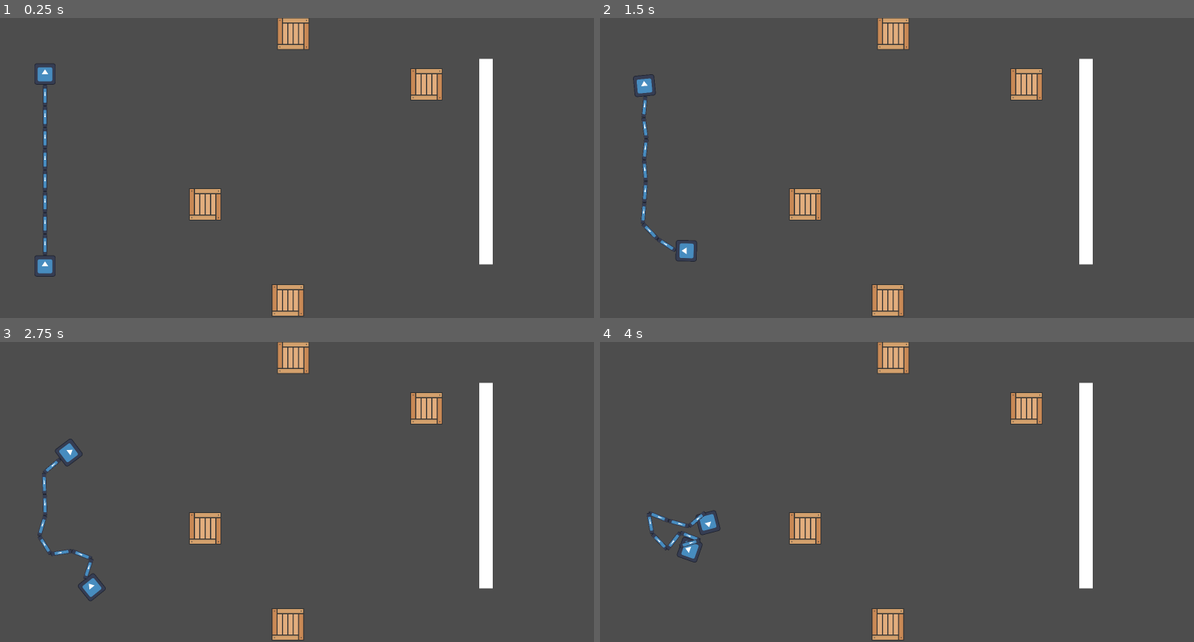
Above: before the commit, frames 1-4 (two rows, left to right).
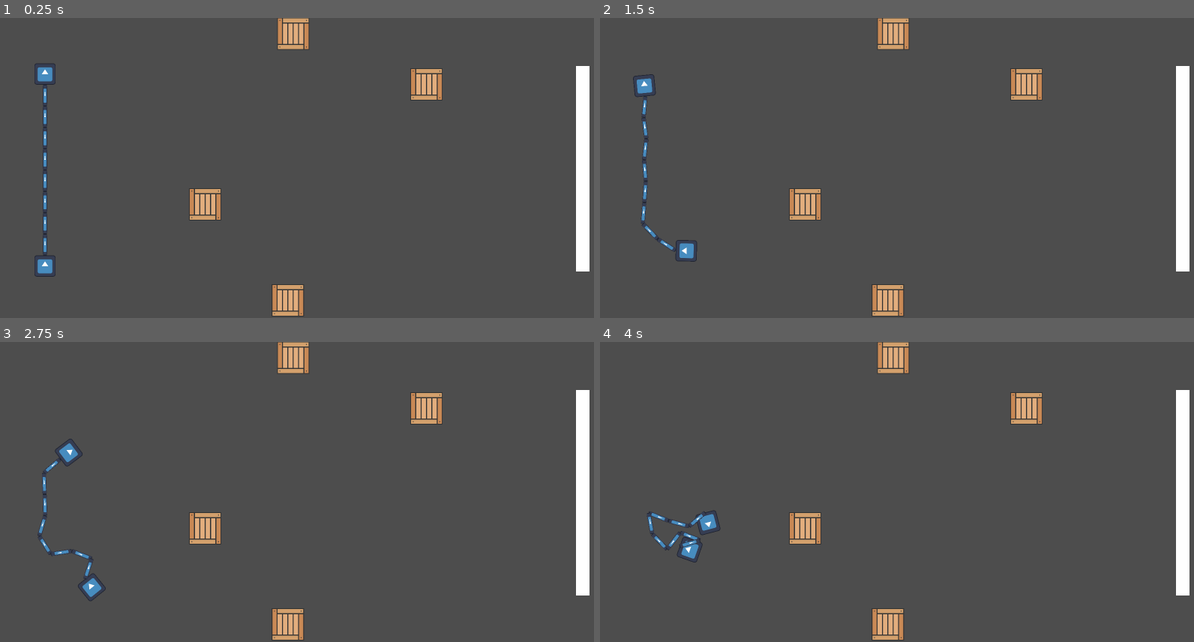
Above: after the commit, the same moments.

Repository: soursplit/MRUHacks2025
Game: Godot game, scene res://Hehehe.tscn
Same seed, same stepped clock (60 frames per second), same inputs: the game is played once before the commit and once after it. The engine's default icon, where the game draws it, is replaced by a stand-in: a white triangle on a blue panel in a dark square.
Inputs:
- Up to frame 1 (0.25 s): no input
- Up to frame 2 (1.5 s): tap Enter at 0.5 s; hold D (P1 Right) 0.53-1.28 s; hold Down (P2 Down) 0.53-1.28 s; hold S (P1 Down) from 1.28 s (still down); tap Left (P2 Left) at 1.35 s
- Up to frame 3 (2.75 s): release S (P1 Down) at 2.03 s; hold D (P1 Right) from 2.03 s (still down); hold Right (P2 Right) from 2.03 s (still down)
- Up to frame 4 (4 s): release D (P1 Right) at 2.78 s; release Right (P2 Right) at 2.78 s; hold W (P1 Up) 2.78-3.53 s; tap Up (P2 Up) at 2.85 s; hold A (P1 Left) from 3.53 s (still down); hold Down (P2 Down) from 3.53 s (still down)

The runs differ from the first frame. In frame 1, 3.1% of the frame differs, in the area x 80-100%, y 13-85%; in frame 2, 3.1%; in frame 3, 3.1%; in frame 4, 3.1%.

Commit message:
hopefully this work

Diff:
--- a/Nelson/Hehehe.tscn
+++ b/Nelson/Hehehe.tscn
@@ -179,13 +179,14 @@
 script = ExtResource("6_gif8c")
 
 [node name="CollisionShape2D" type="CollisionShape2D" parent="Door 1"]
-position = Vector2(1468, 426.5)
+position = Vector2(1758, 447.5)
 shape = SubResource("RectangleShape2D_71pwu")
 
 [node name="ColorRect" type="ColorRect" parent="Door 1"]
-offset_left = 1446.0
-offset_top = 120.0
-offset_right = 1486.0
-offset_bottom = 736.0
+offset_left = 1736.0
+offset_top = 141.0
+offset_right = 1776.0
+offset_bottom = 757.0
+metadata/_edit_use_anchors_ = true
 
 [connection signal="body_entered" from="Door 1" to="Door 1" method="_on_body_entered"]
--- a/Nelson/Level 3.tscn
+++ b/Nelson/Level 3.tscn
@@ -1,3 +1,118 @@
-[gd_scene format=3 uid="uid://dgf2xsvxr5si2"]
+[gd_scene load_steps=6 format=3 uid="uid://dgf2xsvxr5si2"]
+
+[ext_resource type="PackedScene" uid="uid://c0wjgxc721ppi" path="res://RigidPlayer.tscn" id="1_vgf8e"]
+[ext_resource type="Script" uid="uid://ctbh1yj18mamp" path="res://P2rigid_player.gd" id="2_ig3hl"]
+[ext_resource type="PackedScene" uid="uid://cj388qs1rlbsb" path="res://Chain.tscn" id="3_r1o1v"]
+
+[sub_resource type="PhysicsMaterial" id="PhysicsMaterial_0fsnw"]
+
+[sub_resource type="PhysicsMaterial" id="PhysicsMaterial_2dwo8"]
 
 [node name="Node2D" type="Node2D"]
+
+[node name="rigidBodyPlayer2" parent="." instance=ExtResource("1_vgf8e")]
+position = Vector2(1704, 816)
+collision_layer = 3
+collision_mask = 3
+physics_material_override = SubResource("PhysicsMaterial_0fsnw")
+
+[node name="rigidBodyPlayer1" parent="." instance=ExtResource("1_vgf8e")]
+position = Vector2(1704, 240)
+collision_layer = 3
+collision_mask = 3
+mass = 0.733
+physics_material_override = SubResource("PhysicsMaterial_2dwo8")
+script = ExtResource("2_ig3hl")
+
+[node name="cainz2" type="Node2D" parent="."]
+position = Vector2(-144, 0)
+
+[node name="PinJoint2D" type="PinJoint2D" parent="cainz2"]
+position = Vector2(1848, 472)
+node_a = NodePath("../chainLink3")
+node_b = NodePath("../chainLink4")
+
+[node name="chainLink" parent="cainz2" instance=ExtResource("3_r1o1v")]
+position = Vector2(1848, 312)
+
+[node name="PinJoint2D2" type="PinJoint2D" parent="cainz2"]
+position = Vector2(1848, 344)
+scale = Vector2(0.368783, 1.25672)
+node_a = NodePath("../chainLink")
+node_b = NodePath("../chainLink2")
+
+[node name="chainLink2" parent="cainz2" instance=ExtResource("3_r1o1v")]
+position = Vector2(1848, 376)
+
+[node name="PinJoint2D3" type="PinJoint2D" parent="cainz2"]
+position = Vector2(1848, 408)
+scale = Vector2(0.368783, 1.25672)
+node_a = NodePath("../chainLink2")
+node_b = NodePath("../chainLink3")
+
+[node name="chainLink3" parent="cainz2" instance=ExtResource("3_r1o1v")]
+position = Vector2(1848, 440)
+
+[node name="PinJoint2D4" type="PinJoint2D" parent="cainz2"]
+position = Vector2(1848, 280)
+node_a = NodePath("../../rigidBodyPlayer1")
+node_b = NodePath("../chainLink")
+
+[node name="chainLink4" parent="cainz2" instance=ExtResource("3_r1o1v")]
+position = Vector2(1848, 504)
+
+[node name="PinJoint2D5" type="PinJoint2D" parent="cainz2"]
+position = Vector2(1848, 536)
+node_a = NodePath("../chainLink4")
+node_b = NodePath("../chainLink5")
+
+[node name="chainLink5" parent="cainz2" instance=ExtResource("3_r1o1v")]
+position = Vector2(1848, 568)
+
+[node name="PinJoint2D6" type="PinJoint2D" parent="cainz2"]
+position = Vector2(1848, 600)
+node_a = NodePath("../chainLink5")
+node_b = NodePath("../chainLink6")
+
+[node name="chainLink6" parent="cainz2" instance=ExtResource("3_r1o1v")]
+position = Vector2(1848, 632)
+
+[node name="PinJoint2D7" type="PinJoint2D" parent="cainz2"]
+position = Vector2(1848, 664)
+node_a = NodePath("../chainLink6")
+node_b = NodePath("../chainLink7")
+
+[node name="chainLink7" parent="cainz2" instance=ExtResource("3_r1o1v")]
+position = Vector2(1848, 696)
+
+[node name="PinJoint2D8" type="PinJoint2D" parent="cainz2"]
+position = Vector2(1848, 728)
+node_a = NodePath("../chainLink7")
+node_b = NodePath("../chainLink8")
+
+[node name="chainLink8" parent="cainz2" instance=ExtResource("3_r1o1v")]
+position = Vector2(1848, 760)
+
+[node name="PinJoint2D9" type="PinJoint2D" parent="cainz2"]
+position = Vector2(1848, 792)
+node_a = NodePath("../chainLink8")
+node_b = NodePath("../../rigidBodyPlayer2")
+
+[node name="StaticBody2D" type="StaticBody2D" parent="."]
+
+[node name="CollisionPolygon2D" type="CollisionPolygon2D" parent="StaticBody2D"]
+polygon = PackedVector2Array(0, 0, 1800, 0, 1800, 900, 0, 900, 0, -5, -9, -5, -75, 1003, 1879, 962, 1903, -191, 9, -43)
+
+[node name="wall" type="StaticBody2D" parent="StaticBody2D"]
+
+[node name="CollisionPolygon2D" type="CollisionPolygon2D" parent="StaticBody2D/wall"]
+position = Vector2(896, 900)
+rotation = 3.14159
+scale = Vector2(1, 2.27902)
+polygon = PackedVector2Array(320, 0, 320, 37.0385, 320, 85.6421, 320, 320, 384, 320, 384, 187.034, 384, 60.5529, 384, 0)
+
+[node name="CollisionPolygon2D3" type="CollisionPolygon2D" parent="StaticBody2D/wall"]
+position = Vector2(1648, 616)
+rotation = 3.14159
+scale = Vector2(1, 1.91893)
+polygon = PackedVector2Array(320, 0, 320, 85.6421, 320, 209.151, 320, 320, 384, 320, 384, 187.034, 384, 0)
--- a/Nelson/level_2.tscn
+++ b/Nelson/level_2.tscn
@@ -1,9 +1,10 @@
-[gd_scene load_steps=8 format=3 uid="uid://c5lg2nju0gsw8"]
+[gd_scene load_steps=11 format=3 uid="uid://c5lg2nju0gsw8"]
 
 [ext_resource type="PackedScene" uid="uid://c0wjgxc721ppi" path="res://RigidPlayer.tscn" id="1_xdadj"]
 [ext_resource type="Script" uid="uid://ctbh1yj18mamp" path="res://P2rigid_player.gd" id="2_1y8me"]
 [ext_resource type="PackedScene" uid="uid://cj388qs1rlbsb" path="res://Chain.tscn" id="3_n7ypv"]
 [ext_resource type="Script" uid="uid://wg5jtbg844kp" path="res://door_2.gd" id="4_1y8me"]
+[ext_resource type="Texture2D" uid="uid://cdfmlir64707j" path="res://box.png" id="5_n7ypv"]
 
 [sub_resource type="PhysicsMaterial" id="PhysicsMaterial_0s5r2"]
 
@@ -12,14 +13,23 @@
 [sub_resource type="RectangleShape2D" id="RectangleShape2D_n7ypv"]
 size = Vector2(258, 109)
 
+[sub_resource type="RectangleShape2D" id="RectangleShape2D_0s5r2"]
+size = Vector2(96, 96)
+
+[sub_resource type="PhysicsMaterial" id="PhysicsMaterial_n7ypv"]
+
 [node name="Level 2" type="Node2D"]
 
 [node name="rigidBodyPlayer2" parent="." instance=ExtResource("1_xdadj")]
 position = Vector2(135, 736)
+collision_layer = 3
+collision_mask = 3
 physics_material_override = SubResource("PhysicsMaterial_0s5r2")
 
 [node name="rigidBodyPlayer1" parent="." instance=ExtResource("1_xdadj")]
 position = Vector2(135, 160)
+collision_layer = 3
+collision_mask = 3
 mass = 0.733
 physics_material_override = SubResource("PhysicsMaterial_7j8ne")
 script = ExtResource("2_1y8me")
@@ -124,16 +134,98 @@
 polygon = PackedVector2Array(320, 0, 320, 85.6421, 320, 209.151, 320, 320, 384, 320, 384, 187.034, 384, 0)
 
 [node name="Door 2" type="Area2D" parent="."]
+position = Vector2(0, 8)
 script = ExtResource("4_1y8me")
 
 [node name="ColorRect" type="ColorRect" parent="Door 2"]
-offset_left = 1485.0
-offset_top = 47.0
-offset_right = 1739.0
-offset_bottom = 153.0
-
-[node name="CollisionShape2D" type="CollisionShape2D" parent="Door 2"]
-position = Vector2(1614, 99.5)
+offset_left = 1488.0
+offset_right = 1742.0
+offset_bottom = 106.0
+metadata/_edit_use_anchors_ = true
+
+[node name="Door222" type="CollisionShape2D" parent="Door 2"]
+position = Vector2(1617, 52.5)
 shape = SubResource("RectangleShape2D_n7ypv")
 
+[node name="WoodBox" type="RigidBody2D" parent="."]
+position = Vector2(896, 64)
+
+[node name="Sprite2D" type="Sprite2D" parent="WoodBox"]
+position = Vector2(-16.5625, -16.75)
+scale = Vector2(0.498077, 0.497449)
+texture = ExtResource("5_n7ypv")
+
+[node name="CollisionShape2D" type="CollisionShape2D" parent="WoodBox"]
+position = Vector2(-16, -16)
+shape = SubResource("RectangleShape2D_0s5r2")
+
+[node name="WoodBox2" type="RigidBody2D" parent="."]
+position = Vector2(896, 216)
+
+[node name="Sprite2D" type="Sprite2D" parent="WoodBox2"]
+position = Vector2(-16.5625, -16.75)
+scale = Vector2(0.498077, 0.497449)
+texture = ExtResource("5_n7ypv")
+
+[node name="CollisionShape2D" type="CollisionShape2D" parent="WoodBox2"]
+position = Vector2(-16, -16)
+shape = SubResource("RectangleShape2D_0s5r2")
+
+[node name="WoodBox3" type="RigidBody2D" parent="."]
+position = Vector2(1032, 144)
+
+[node name="Sprite2D" type="Sprite2D" parent="WoodBox3"]
+position = Vector2(-16.5625, -16.75)
+scale = Vector2(0.498077, 0.497449)
+texture = ExtResource("5_n7ypv")
+
+[node name="CollisionShape2D" type="CollisionShape2D" parent="WoodBox3"]
+position = Vector2(-16, -16)
+shape = SubResource("RectangleShape2D_0s5r2")
+
+[node name="WoodBox4" type="RigidBody2D" parent="."]
+position = Vector2(1520, 712)
+
+[node name="Sprite2D" type="Sprite2D" parent="WoodBox4"]
+position = Vector2(-16.5625, -16.75)
+scale = Vector2(0.498077, 0.497449)
+texture = ExtResource("5_n7ypv")
+
+[node name="CollisionShape2D" type="CollisionShape2D" parent="WoodBox4"]
+position = Vector2(-16, -16)
+shape = SubResource("RectangleShape2D_0s5r2")
+
+[node name="WoodBox5" type="RigidBody2D" parent="."]
+position = Vector2(1720, 712)
+
+[node name="Sprite2D" type="Sprite2D" parent="WoodBox5"]
+position = Vector2(-16.5625, -16.75)
+scale = Vector2(0.498077, 0.497449)
+texture = ExtResource("5_n7ypv")
+
+[node name="CollisionShape2D" type="CollisionShape2D" parent="WoodBox5"]
+position = Vector2(-16, -16)
+shape = SubResource("RectangleShape2D_0s5r2")
+
+[node name="HOLE" type="RigidBody2D" parent="."]
+disable_mode = 1
+collision_layer = 2
+collision_mask = 2
+mass = 1000.0
+physics_material_override = SubResource("PhysicsMaterial_n7ypv")
+lock_rotation = true
+freeze = true
+
+[node name="CollisionPolygon2D2" type="CollisionPolygon2D" parent="HOLE"]
+position = Vector2(800, 816)
+rotation = -3.14158
+scale = Vector2(1.54458, 0.456459)
+polygon = PackedVector2Array(320, 0, 320, 85.6421, 320, 320, 384, 320, 384, 187.034, 384, 0, 351.51, 0.00012207)
+
+[node name="CollisionPolygon2D" type="CollisionPolygon2D" parent="HOLE"]
+position = Vector2(344, 1376)
+rotation = -1.57079
+scale = Vector2(2.41828, 1.00292)
+polygon = PackedVector2Array(320, 0, 320, 85.6421, 320, 320, 384, 320, 384, 187.034, 384, 0, 351.51, 0.00012207)
+
 [connection signal="body_entered" from="Door 2" to="Door 2" method="_on_body_entered"]
